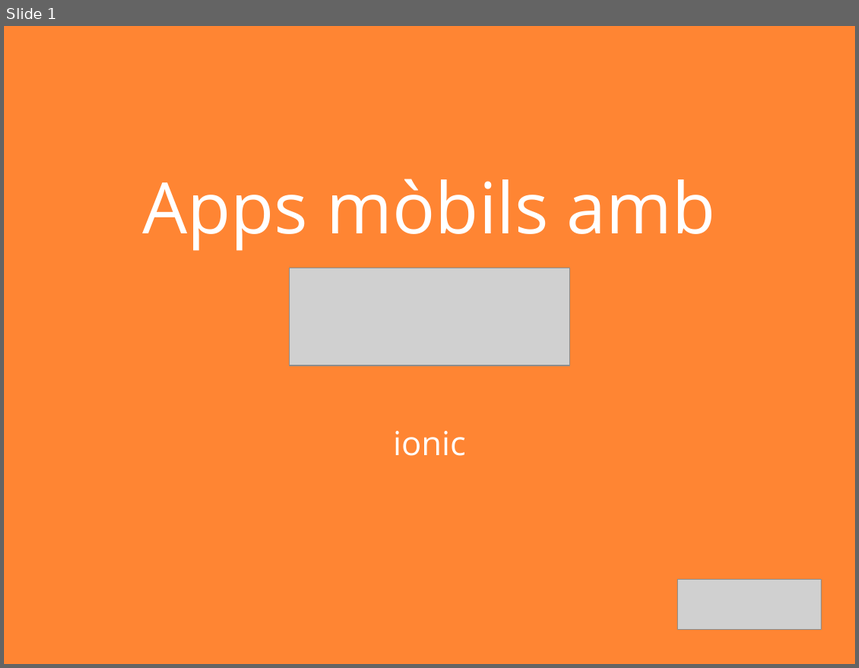
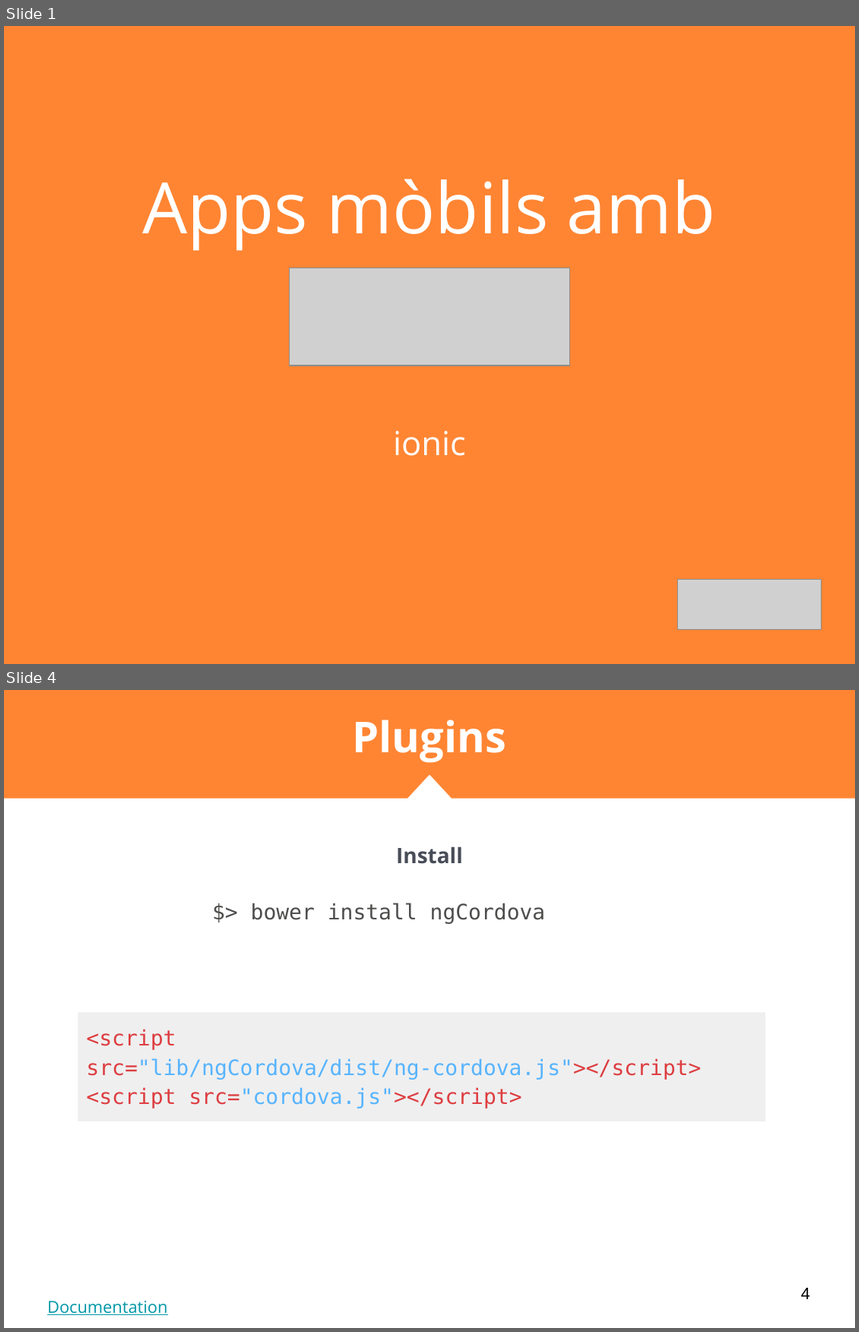
Before and after one commit to nmaletm/git-presentation, a slide deck: Presentations/P3.1 - Ionic.pptx. Shown one above the other, each under a label of ours: slide 1 before the commit, slides 1 and 4 after it; the slides between them are not shown. The pictures are 859x668 and 859x1332 pixels, drawn with LibreOffice and Linux fonts; fonts in the diff are those of the drawing; grey boxes stand for pictures. Boxes give left, top, right and bottom in pixels: in the first picture for what was removed or moved away, otherwise in the second. Text is boxed around its words. In the diff, an @@ line names an element or a change of style, - is before the commit and + after.

```diff
--- a/Presentations/P3.1 - Ionic.pptx
+++ b/Presentations/P3.1 - Ionic.pptx
@@ slide 4 added at (4,690,855,1328), background #FFFFFF @@
@@ rectangle added at (4,690,855,798), fill #FF8533 @@
@@ title added at (353,720,506,763), 36 pt, text #FFFFFF, bold @@
+Plugins
@@ triangle added at (408,774,452,797), fill #FF8533 @@
@@ triangle added at (408,776,451,799), fill #FFFFFF, outline #FFFFFF 1.5 pt @@
@@ rectangle added at (4,796,855,798), fill #FF8533 @@
@@ text added at (396,847,463,864), 18 pt, text #474C57, bold @@
+Install
@@ text added at (251,903,546,924), 18 pt, text #4D4D4C @@
+$> bower install ngCordova
@@ rectangle added at (78,1012,766,1122), fill #EFEFEF, 18 pt, text #57B4FF @@
+<script src="lib/ngCordova/dist/ng-cordova.js"></script>
+<script src="cordova.js"></script>
@@ text added at (47,1301,167,1315), 14 pt, text #0097A7, underline @@
+Documentation
@@ page number added at (801,1288,810,1300), 14 pt, text #000000 @@
+4
```
Also in this commit, not shown: 30 other slides added, 1 slide removed, 6 other files.
